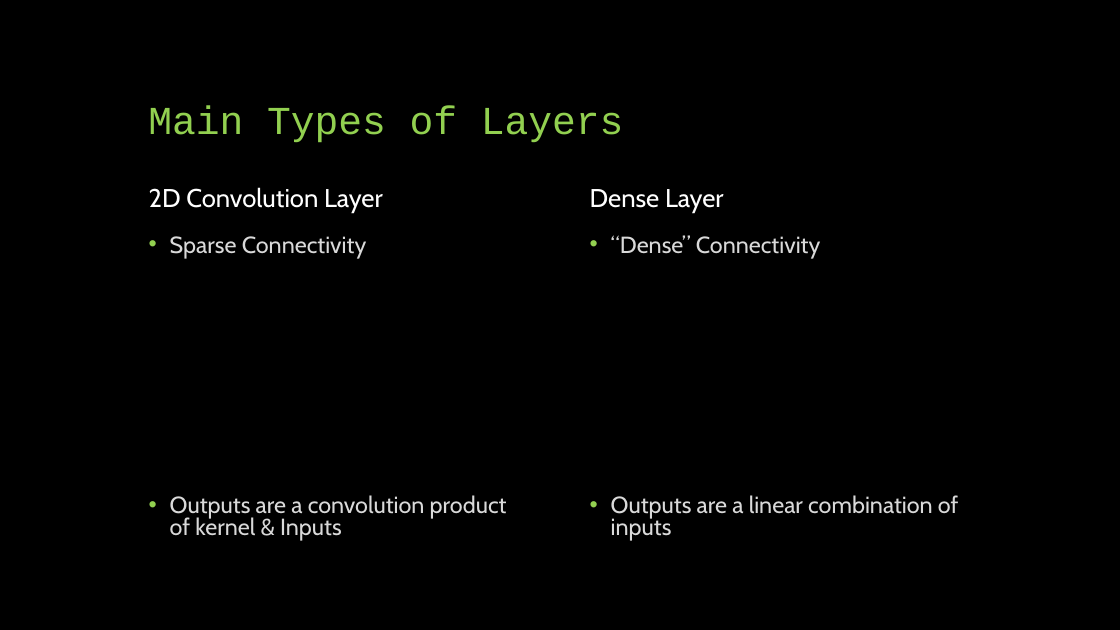
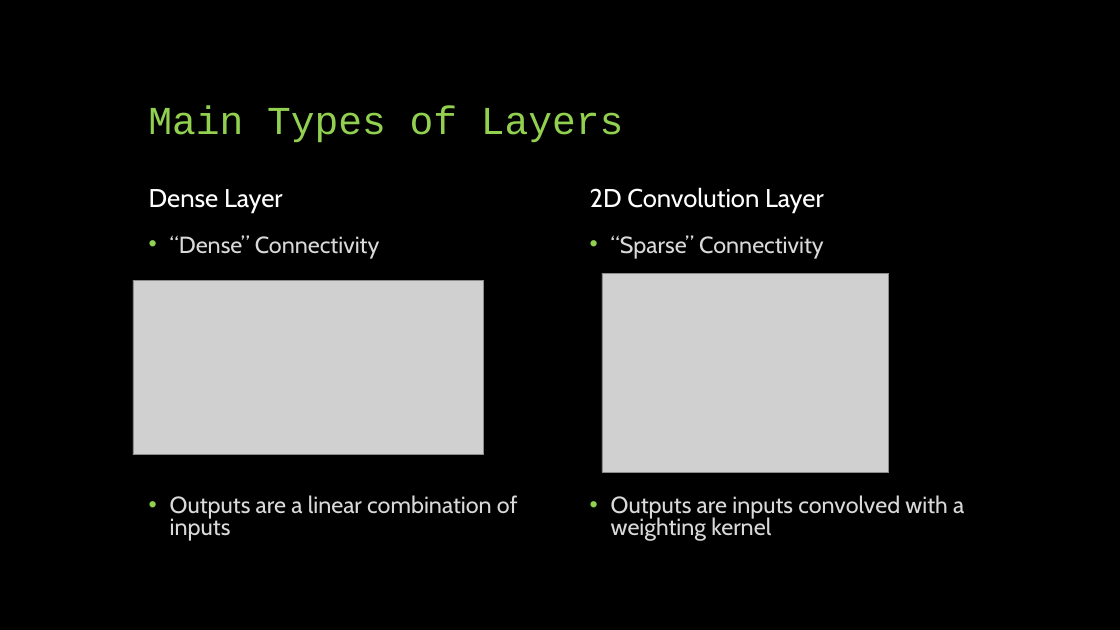
Before and after one commit to landonbuell/Buell-Senior-Thesis, a slide deck: slide 9 of Thesis/CapstonePresentaion/Classifying Chaotic Synthesizers with a Multimodal Neural Network.pptx. Drawn at 1120x630 pixels with LibreOffice and Linux fonts; fonts in the diff are those of the drawing; grey boxes stand for pictures. Boxes give left, top, right and bottom in pixels: in the first picture for what was removed or moved away, otherwise in the second. Text is boxed around its words. In the diff, an @@ line names an element or a change of style, - is before the commit and + after.

Commit message:
Updates to Slide Shown, New Figures

```diff
--- a/Thesis/CapstonePresentaion/Classifying Chaotic Synthesizers with a Multimodal Neural Network.pptx
+++ b/Thesis/CapstonePresentaion/Classifying Chaotic Synthesizers with a Multimodal Neural Network.pptx
@@ text at (x1=149, y1=189, x2=283, y2=213): text changed @@
-2D Convolution Layer
+Dense Layer
@@ text at (x1=590, y1=187, x2=824, y2=213): text changed @@
-Dense Layer
+2D Convolution Layer
@@ text at (x1=170, y1=235, x2=517, y2=541): text changed @@
-• Sparse Connectivity
-• Outputs are a convolution product of kernel & Inputs
+• “Dense” Connectivity
+• Outputs are a linear combination of inputs
@@ text at (x1=611, y1=235, x2=964, y2=541): text changed @@
-• “Dense” Connectivity
-• Outputs are a linear combination of inputs
+• “Sparse” Connectivity
+• Outputs are inputs convolved with a weighting kernel
@@ picture added at (x1=133, y1=280, x2=484, y2=455) @@
@@ picture added at (x1=602, y1=273, x2=890, y2=472) @@
```
Also in this commit, not shown: 3 other slides changed, 1 slide removed, 2 other files.
